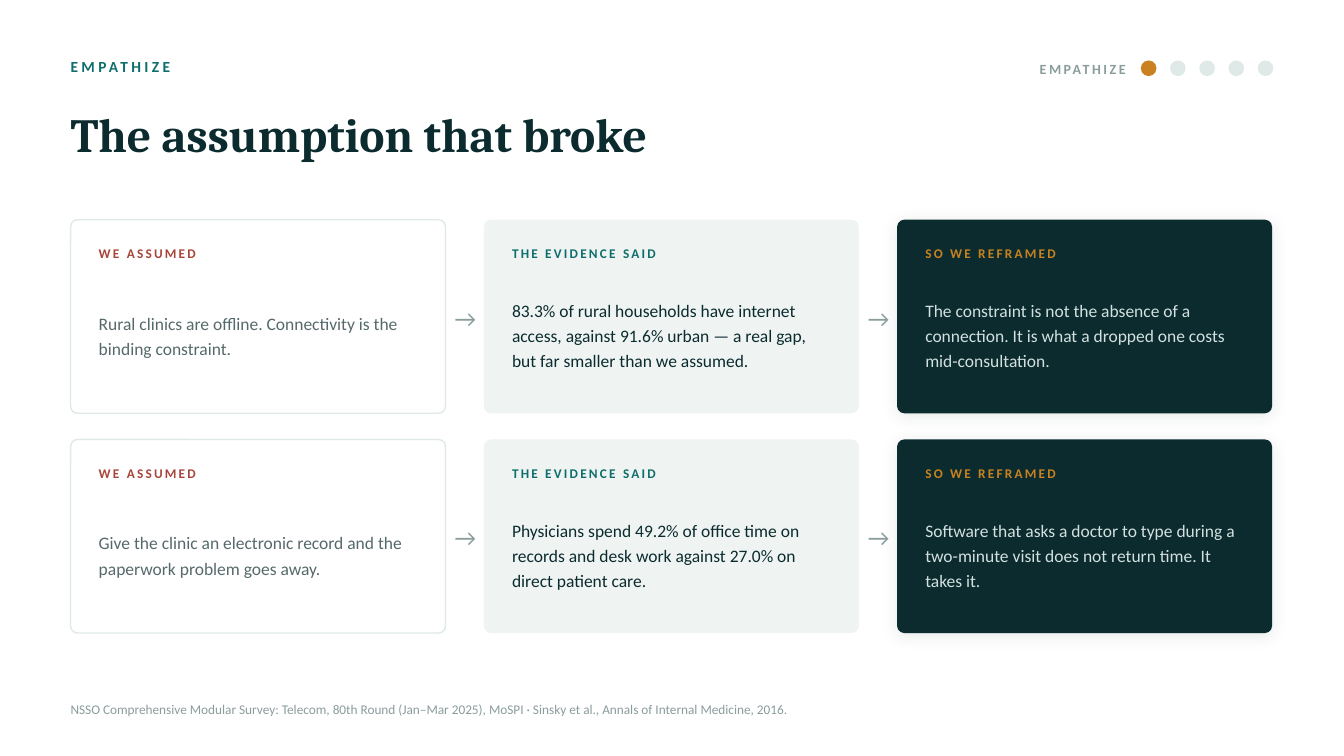
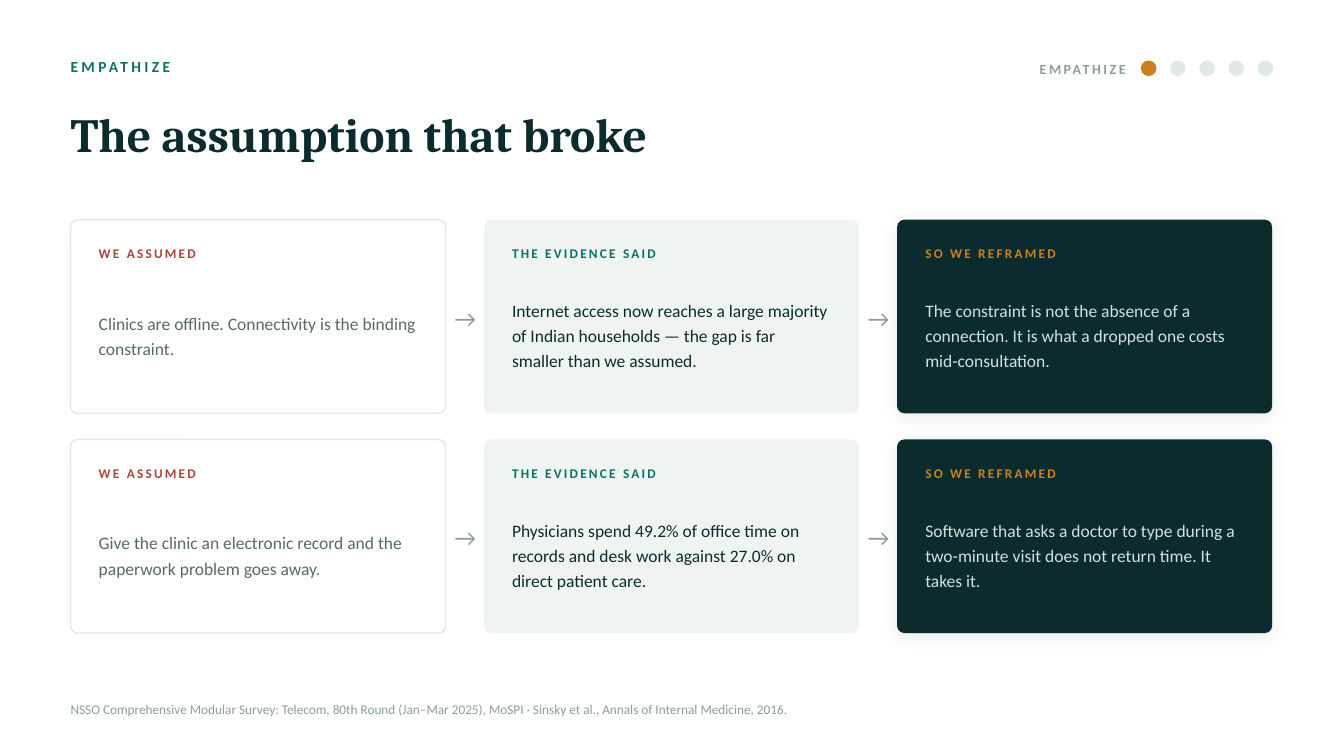
Before and after one commit to realishaanseal/clinicos, a slide deck: slide 6 of artifacts/ClinicOS_DesignThinking_Deck.pptx. Drawn at 1344x756 pixels with LibreOffice and Linux fonts; fonts in the diff are those of the drawing. Boxes give left, top, right and bottom in pixels: in the first picture for what was removed or moved away, otherwise in the second. Text is boxed around its words. In the diff, an @@ line names an element or a change of style, - is before the commit and + after.

```diff
--- a/artifacts/ClinicOS_DesignThinking_Deck.pptx
+++ b/artifacts/ClinicOS_DesignThinking_Deck.pptx
@@ text at <box>99,318,416,355</box>: text changed @@
-Rural clinics are offline. Connectivity is the binding constraint.
+Clinics are offline. Connectivity is the binding constraint.
@@ text at <box>512,305,828,367</box>: text changed @@
-83.3% of rural households have internet access, against 91.6% urban — a real gap, but far smaller than we assumed.
+Internet access now reaches a large majority of Indian households — the gap is far smaller than we assumed.
```
Also in this commit, not shown: 5 other slides changed, 2 other files.
